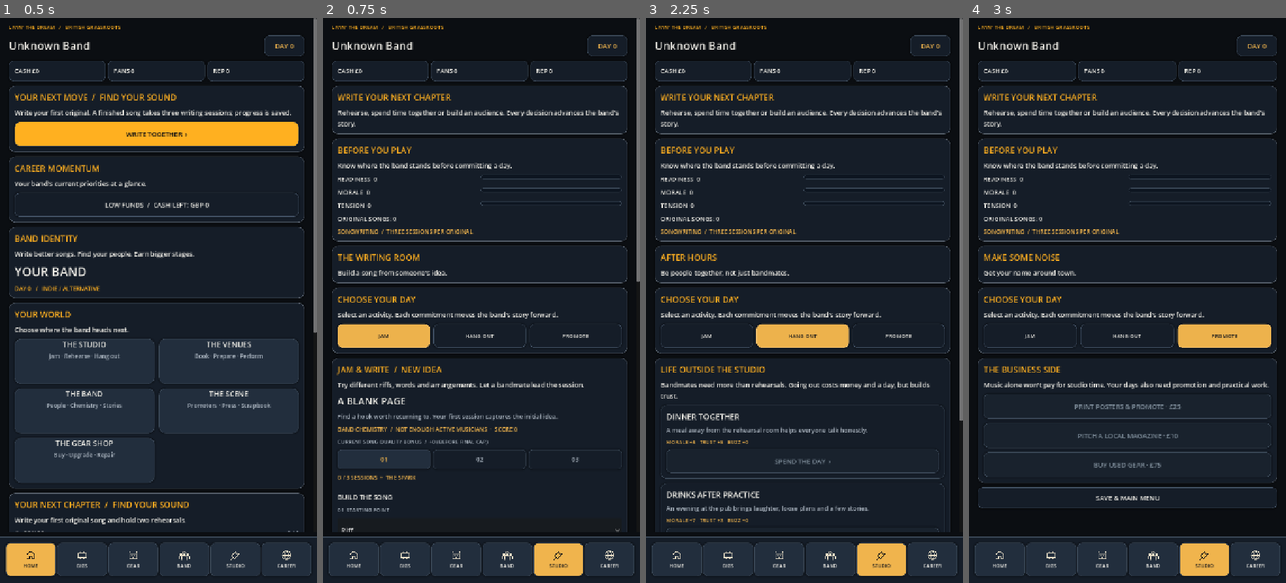
Above: before the commit, frames 1-4 (left to right).
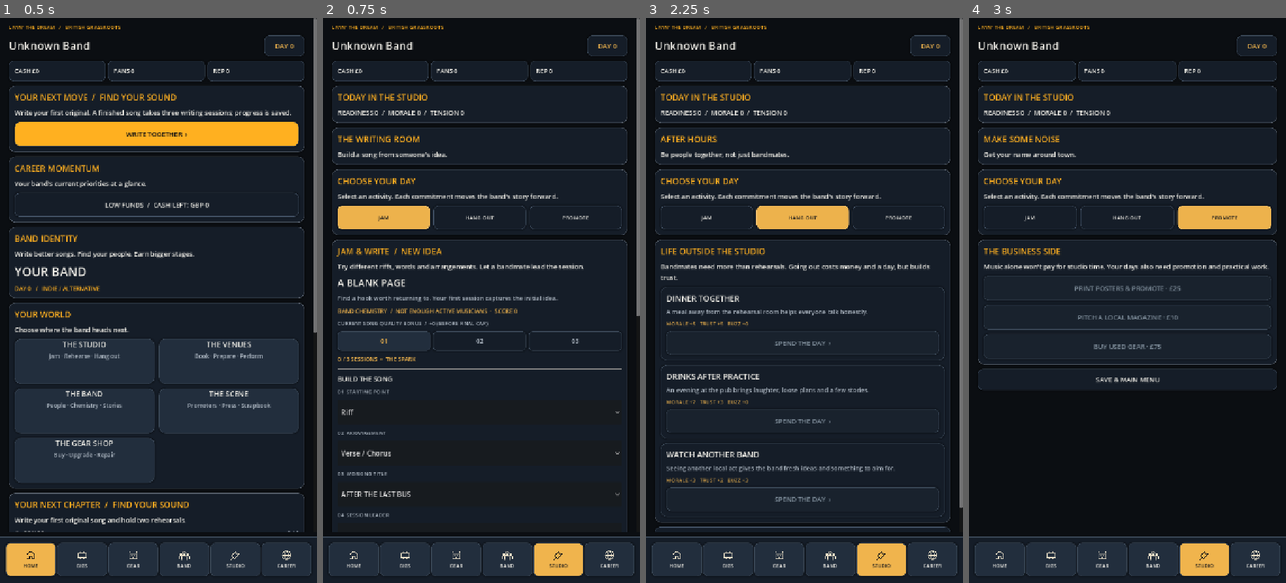
Above: after the commit, the same moments.

Repository: alimuir654-rgb/BandMaster
Game: Godot game, scene res://Scenes/CareerHub.tscn
Same seed, same stepped clock (60 frames per second), same inputs: the game is played once before the commit and once after it. This scene is started directly instead of the project's main scene.
Inputs:
- Up to frame 1 (0.5 s): no input
- Up to frame 2 (0.75 s): click "WRITE TOGETHER ›" at 0.5 s
- Up to frame 3 (2.25 s): click "JAM" at 1.25 s; click "HANG OUT" at 2 s
- Up to frame 4 (3 s): click "PROMOTE" at 2.75 s

Frame 1 is identical in both runs. In frame 2, 15% of the frame differs, in the area x 2-100%, y 13-91%; in frame 3, 16%; in frame 4, 26%, in the area x 2-98%, y 13-87%.

Commit message:
Prioritise playable songwriting decisions by compacting redundant studio status cards

Diff:
--- a/Scripts/career_hub.gd
+++ b/Scripts/career_hub.gd
@@ -849,22 +849,14 @@
  start.pressed.connect(callback)
 
 func _actions() -> void:
- var today: Dictionary = Experience.day_context(_state())
- _card(str(today["title"]),str(today["detail"]))
- var heading := _card("BEFORE YOU PLAY","Know where the band stands before committing a day.")
- _progress(heading,"READINESS",_num("readiness"))
- _progress(heading,"MORALE",_num("morale"))
- _progress(heading,"TENSION",_num("tension"))
  var upcoming: Dictionary = Calendar.pending(_state())
+ var snapshot := _card("TODAY IN THE STUDIO","READINESS %d  /  MORALE %d  /  TENSION %d" % [_num("readiness"),_num("morale"),_num("tension")])
  if not upcoming.is_empty():
   var countdown := int(upcoming.get("day",1)) - _num("tour_day")
   if countdown > 0:
-   _label(heading,"NEXT SHOW IN %d DAYS — %s" % [countdown,str(upcoming.get("venue",""))],15,UI.AMBER)
+   _label(snapshot,"NEXT SHOW IN %d DAYS  /  %s" % [countdown,str(upcoming.get("venue","VENUE"))],13,UI.MUTED)
   elif countdown == 0:
-   _label(heading,"SHOW DAY — PREPARATION TIME HAS RUN OUT",15,UI.AMBER)
-   _action(heading,"GO TO YOUR BOOKED GIG",func() -> void: _switch("GIGS"),true)
- _label(heading,"ORIGINAL SONGS: %d" % _num("songs"),14,UI.WHITE)
- _label(heading,"SONGWRITING  /  THREE SESSIONS PER ORIGINAL",13,UI.AMBER)
+   _action(snapshot,"SHOW DAY  /  HEAD TO THE GIG",func() -> void: _switch("GIGS"),true)
  var mode_titles := {"JAM":"THE WRITING ROOM","HANG OUT":"AFTER HOURS","PROMOTE":"MAKE SOME NOISE"}
  var mode_descriptions := {"JAM":"Build a song from someone's idea.","HANG OUT":"Be people together, not just bandmates.","PROMOTE":"Get your name around town."}
  var scene_card := _card(str(mode_titles.get(action_view,"THE STUDIO")),str(mode_descriptions.get(action_view,"")))
